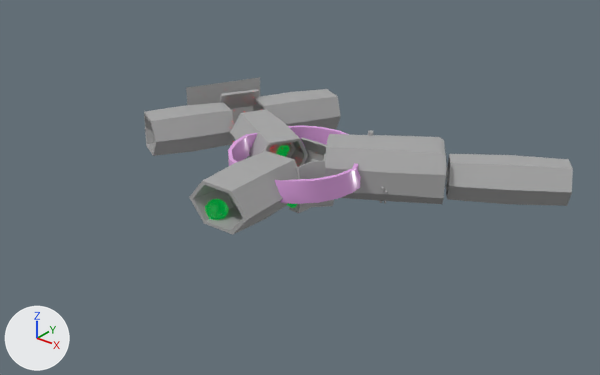
Before and after pictures for a commit that changed the FBX model Assets/Levels/HVArena8.fbx.
Camera for both pictures: a 50 mm lens placed at (0.664, -0.825, 0.48), pointed at (0.029, -0.031, -0.012). Arrows for +X, +Y and +Z are at lower left; the lights stay in place. The picture after the commit comes second. Where no turn or scale is listed for an object, it has been applied to the vertices.
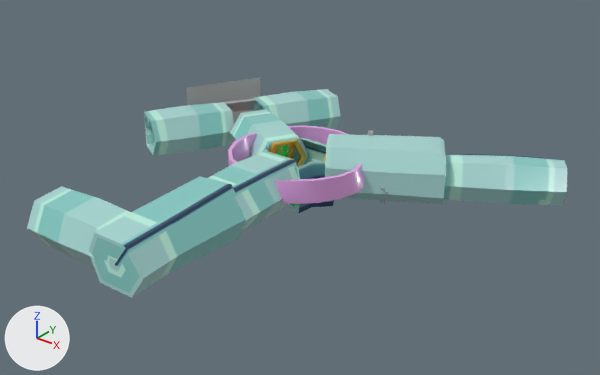
Where the newer file only moved an object's origin or applied its transform, the numbers keep the older frame.

The change, as a list of edits to the scene's bpy script:
```text
Change me_mesh_018:
    where me_mesh_018.from_pydata(...)  # 64 vertices, 64 faces; spans x -0.0735..0.0721, y -0.0619..0.064, z -0.0309..0.0302
    remove me_mesh_018.materials.append(mat_standardsurface1)  # grey #aaaaaa
    add me_mesh_018.materials.append(mat_metal3)  # picture img_metaltexture4_png
Change me_mesh_007:
    where me_mesh_007.from_pydata(...)  # 168 vertices, 166 faces; spans x -0.096..0.084, y -0.067..0.091, z -0.034..0.041
    remove me_mesh_007.materials.append(mat_standardsurface1)  # grey #aaaaaa
    add me_mesh_007.materials.append(mat_metal3)  # picture img_metaltexture4_png
Change me_mesh_021:
    where me_mesh_021.from_pydata(...)  # 64 vertices, 64 faces; spans x -0.0678..0.0594, y -0.1049..0.0409, z -0.0598..0.002
    remove me_mesh_021.materials.append(mat_standardsurface1)  # grey #aaaaaa
    add me_mesh_021.materials.append(mat_metal3)  # picture img_metaltexture4_png
Change me_mesh_020:
    where me_mesh_020.from_pydata(...)  # 64 vertices, 64 faces; spans x -0.0581..0.0691, y -0.0391..0.1066, z -0.0612..0.0006
    remove me_mesh_020.materials.append(mat_standardsurface1)  # grey #aaaaaa
    add me_mesh_020.materials.append(mat_metal3)  # picture img_metaltexture4_png
Change me_mesh_005:
    where me_mesh_005.from_pydata(...)  # 36 vertices, 36 faces; spans x -0.078..0.091, y -0.081..0.057, z -0.029..0.029
    remove me_mesh_005.materials.append(mat_standardsurface1)  # grey #aaaaaa
    add me_mesh_005.materials.append(mat_metal3)  # picture img_metaltexture4_png
Change me_mesh_024:
    remove me_mesh_024.from_pydata(...)  # 18 vertices, 16 faces; spans x -0.0185..0.0296, y -0.024..0.0287, z -0.0334..0.0325
    remove me_mesh_024.materials.append(mat_standardsurface1)  # grey #aaaaaa
    add me_mesh_024.from_pydata(...)  # 18 vertices, 16 faces; spans x -0.0185..0.0299, y -0.024..0.0249, z -0.0334..0.0325
    edits to the shape of me_mesh_024 do not show in these pictures
    add me_mesh_024.materials.append(mat_metaltexture)  # picture img_metaltexture2_png
Change me_mesh_023:
    where me_mesh_023.from_pydata(...)  # 16 vertices, 14 faces; spans x -0.0262..0.0262, y -0.0068..0.011, z -0.0325..0.0325
    remove me_mesh_023.materials.append(mat_standardsurface1)  # grey #aaaaaa
    add me_mesh_023.materials.append(mat_metaltexture)  # picture img_metaltexture2_png
Change me_mesh_009:
    where me_mesh_009.from_pydata(...)  # 36 vertices, 36 faces; spans x -0.0463..0.0514, y -0.0666..0.0645, z -0.0326..0.0326
    remove me_mesh_009.materials.append(mat_standardsurface1)  # grey #aaaaaa
    add me_mesh_009.materials.append(mat_metal3)  # picture img_metaltexture4_png
Change ob_psphere10:
    ob_psphere10: bpy.data.objects.new('pSphere10', me_mesh_036) -> bpy.data.objects.new('pSphere10', me_mesh_041)
    ob_psphere10.parent: ob_eggsack -> ob_blob2
Change ob_pcube12:
    ob_pcube12.location: (-20.8, 2.115, -10.76) -> (-21.03, 0.995, -10.88)
    ob_pcube12.rotation_euler: (0.239, -0.443, -0.547) -> (0.264, -0.429, -0.606)  # degrees (14, -25, -31) -> degrees (15, -25, -35)
    ob_pcube12.scale: (1.0, 3.43, 6.04) -> (1.0, 2.31, 6.04)
Change ob_ptorus14:
    ob_ptorus14.parent: ob_group4 -> ob_arches
Change ob_ptorus8:
    ob_ptorus8.location: (0.2363, 0.1669, -0.0056) -> (0.2306, 0.1634, -0.0056)
Change ob_ptorus14_001:
    ob_ptorus14_001.parent: ob_group7 -> ob_arches
Add ob_arches:
    ob_arches = bpy.data.objects.new('Arches', None)
    ob_arches.parent = ob_terminals
    ob_arches.location = (0.0, 0.0, 0.0)
Add ob_terminals:
    ob_terminals = bpy.data.objects.new('Terminals', None)
    ob_terminals.parent = ob_building
    ob_terminals.location = (0.0, 0.0, 0.0)
Add ob_building:
    ob_building = bpy.data.objects.new('Building', None)
    ob_building.parent = ob_group8
    ob_building.location = (0.0, 0.0, 0.0)
Add ob_blob2:
    ob_blob2 = bpy.data.objects.new('Blob2', None)
    ob_blob2.parent = ob_blobs
    ob_blob2.location = (-1.93, -1.617, 14.54)
Add ob_blobs:
    ob_blobs = bpy.data.objects.new('Blobs', None)
    ob_blobs.parent = ob_group8
    ob_blobs.location = (0.0, 0.0, 0.0)
Add ob_ptorus20:
    ob_ptorus20 = bpy.data.objects.new('pTorus20', me_mesh_014_1)  # 36 vertices, 36 faces; spans x -0.0192..0.0199, y -0.0313..0.0317, z -0.0275..0.0316; in mat_metaltrim (picture img_metaltrim_png)
    ob_ptorus20.location = (-0.0389, 0.0168, -0.0071)
Add ob_ptorus23:
    ob_ptorus23 = bpy.data.objects.new('pTorus23', me_mesh_030_1)  # 64 vertices, 64 faces; spans x -0.0375..0.0956, y -0.0361..0.0505, z -0.0617..0.0011; in mat_metal3 (picture img_metaltexture4_png)
    ob_ptorus23.location = (-0.1108, -0.307, 0.0308)
Add ob_ptorus22:
    ob_ptorus22 = bpy.data.objects.new('pTorus22', me_mesh_029_1)  # 48 vertices, 44 faces; spans x -0.05..0.046, y -0.002..0.176, z -0.035..0.038; in mat_metal3 (picture img_metaltexture4_png)
    ob_ptorus22.location = (0.0061, -0.3342, 0.0)
```

Pixel boxes (x1, y1, x2, y2) of what changed, in the pictures (600 x 375 px):
'pTorus22', added (cyan): after (89, 176, 246, 298)
'pTorus13', recoloured (grey to cyan): (325, 134, 447, 204) in both
'pTorus8', recoloured, moved (grey to cyan): before (446, 154, 573, 206); after (444, 154, 568, 205)
'pTorus9', recoloured: (208, 151, 299, 230) in both
'pTorus23', added (cyan): after (27, 186, 131, 267)
'pTorus16', recoloured: (144, 102, 234, 156) in both
'pTorus15', recoloured: (253, 89, 341, 129) in both
'pTorus9.001', recoloured: (230, 109, 308, 164) in both
'pCube10', recoloured: (289, 162, 334, 213) in both
'pCube12', moved, turned, rescaled: before (220, 89, 259, 109); after (224, 98, 257, 112)
'pCube9', recoloured: (301, 138, 326, 164) in both
'pSphere10', moved (not visible afterwards): before (205, 199, 229, 220)
'pTorus20', added: after (269, 138, 307, 167)
'pTorus14.001', moved (mostly hidden): before (269, 144, 282, 154); after (273, 146, 280, 154)
'pTorus14', moved (not visible afterwards): before (227, 193, 237, 208)
